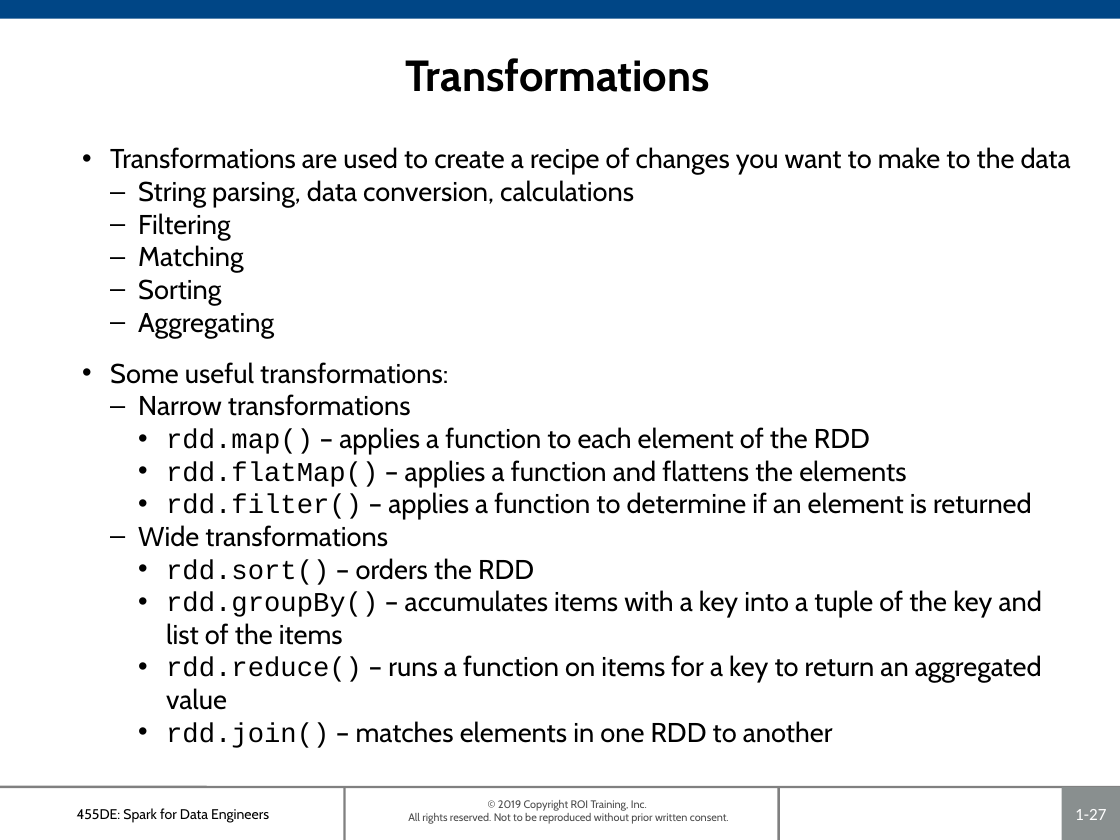
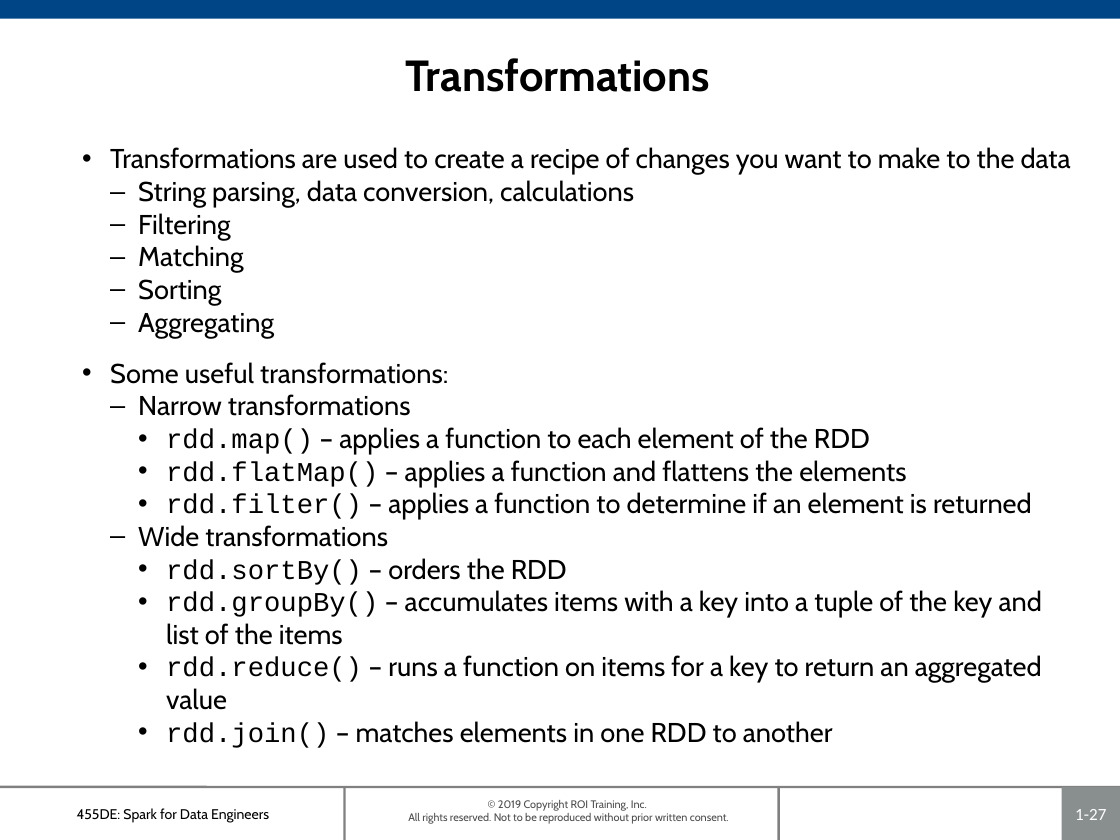
Before and after one commit to roitraining/SparkforDataEngineers, a slide deck: slide 27 of 455DE-Ch01_IntroToSpark.pptx. Drawn at 1120x840 pixels with LibreOffice and Linux fonts; fonts in the diff are those of the drawing; background and template pictures are left out. Boxes give left, top, right and bottom in pixels: in the first picture for what was removed or moved away, otherwise in the second. Text is boxed around its words. In the diff, an @@ line names an element or a change of style, - is before the commit and + after.

```diff
--- a/455DE-Ch01_IntroToSpark.pptx
+++ b/455DE-Ch01_IntroToSpark.pptx
@@ text at (x1=166, y1=558, x2=567, y2=585): text changed @@
-    • rdd.sort() – orders the RDD
+    • rdd.sortBy() – orders the RDD
```
Also in this commit, not shown: 2 other files.
